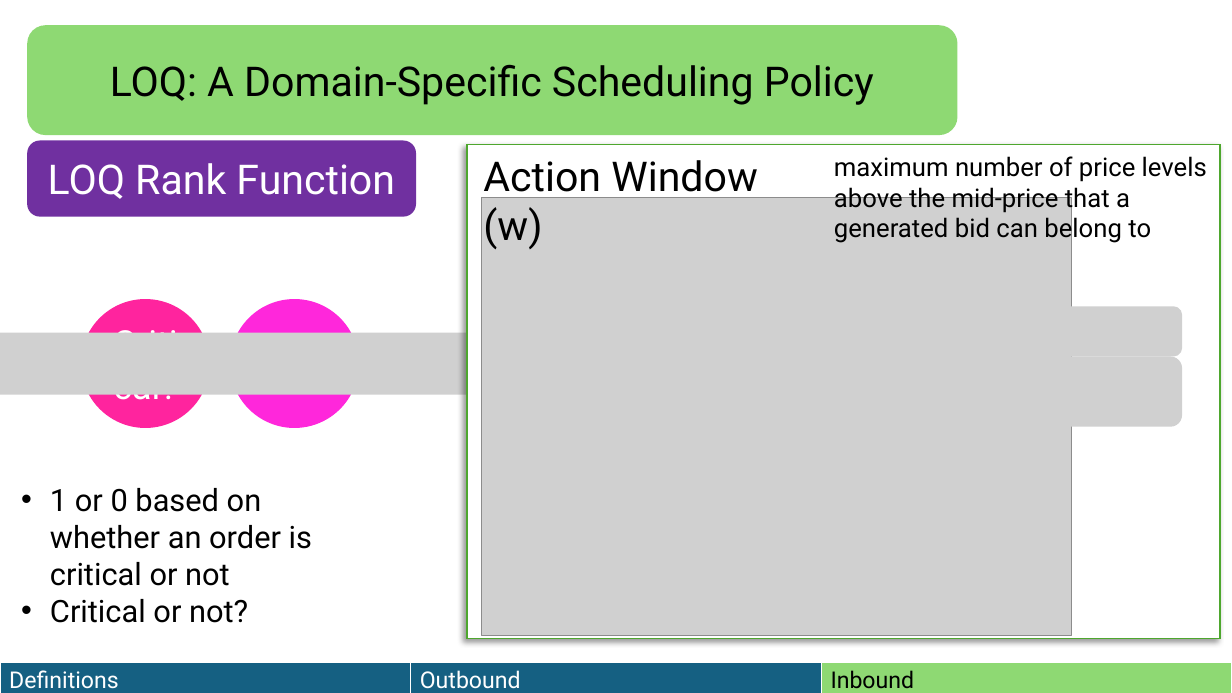
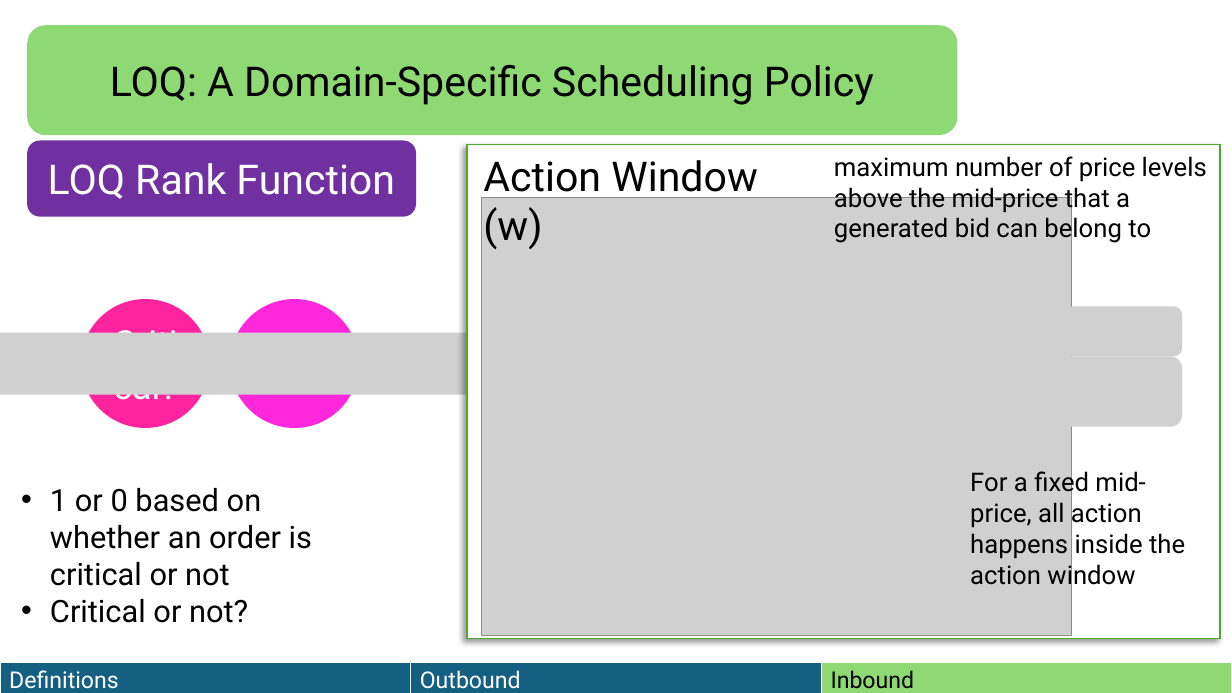
Before and after one commit to HaseebLUMS/Onyx-Presentation, a slide deck: slide 98 of thesis-latency-fairness.pptx. Drawn at 1232x693 pixels with LibreOffice and Linux fonts; fonts in the diff are those of the drawing; grey boxes stand for pictures. Boxes give left, top, right and bottom in pixels: in the first picture for what was removed or moved away, otherwise in the second. Text is boxed around its words. In the diff, an @@ line names an element or a change of style, - is before the commit and + after.

```diff
--- a/thesis-latency-fairness.pptx
+++ b/thesis-latency-fairness.pptx
@@ text added at [970, 468, 1185, 590], 20 pt, text #000000 @@
+For a fixed mid-price, all action happens inside the action window
```
Also in this commit, not shown: 3 other slides changed, 1 slide added.
